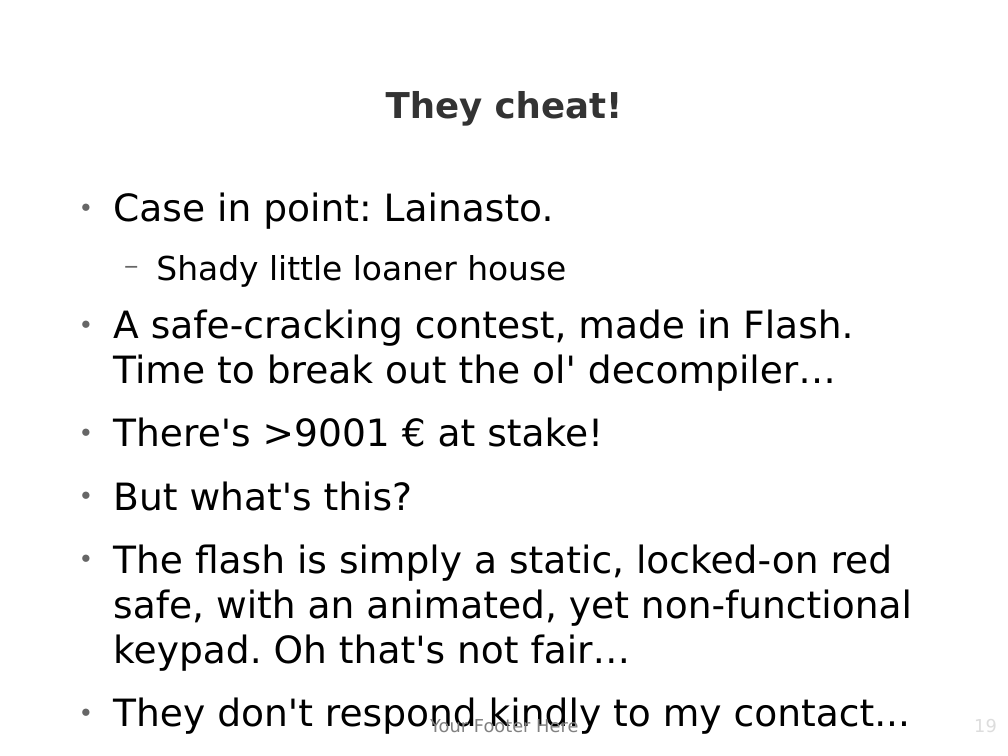
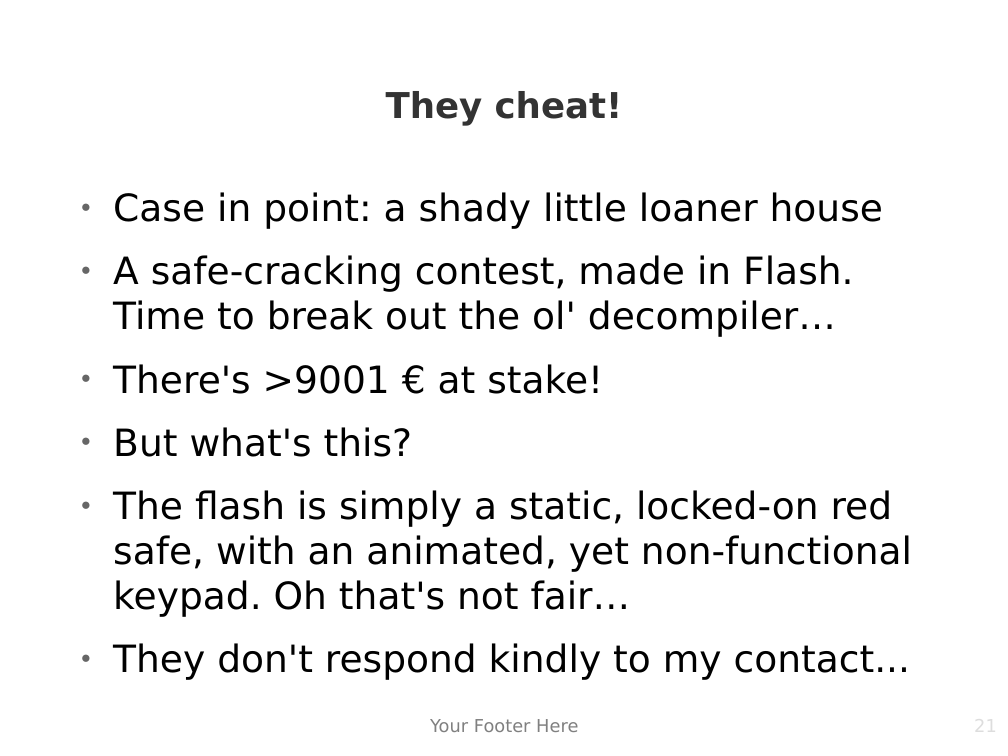
Before and after one commit to matiasw/disobey.fi-presentation, a slide deck: slide 21 of presis.odp (slide 19 before the commit). Drawn at 1008x756 pixels with LibreOffice and Linux fonts; fonts in the diff are those of the drawing; background and template pictures are left out. Boxes give left, top, right and bottom in pixels: in the first picture for what was removed or moved away, otherwise in the second. Text is boxed around its words. In the diff, an @@ line names an element or a change of style, - is before the commit and + after.

```diff
--- a/presis.odp
+++ b/presis.odp
@@ text at box(113, 192, 883, 229): text changed; size 25.9 to 29.6 pt @@
-● Case in point: Lainasto.
-  − Shady little loaner house
+● Case in point: a shady little loaner house
@@ page number at box(763, 715, 998, 756): text changed @@
-19
+21
```
Also in this commit, not shown: 15 other slides changed, 1 slide removed.
